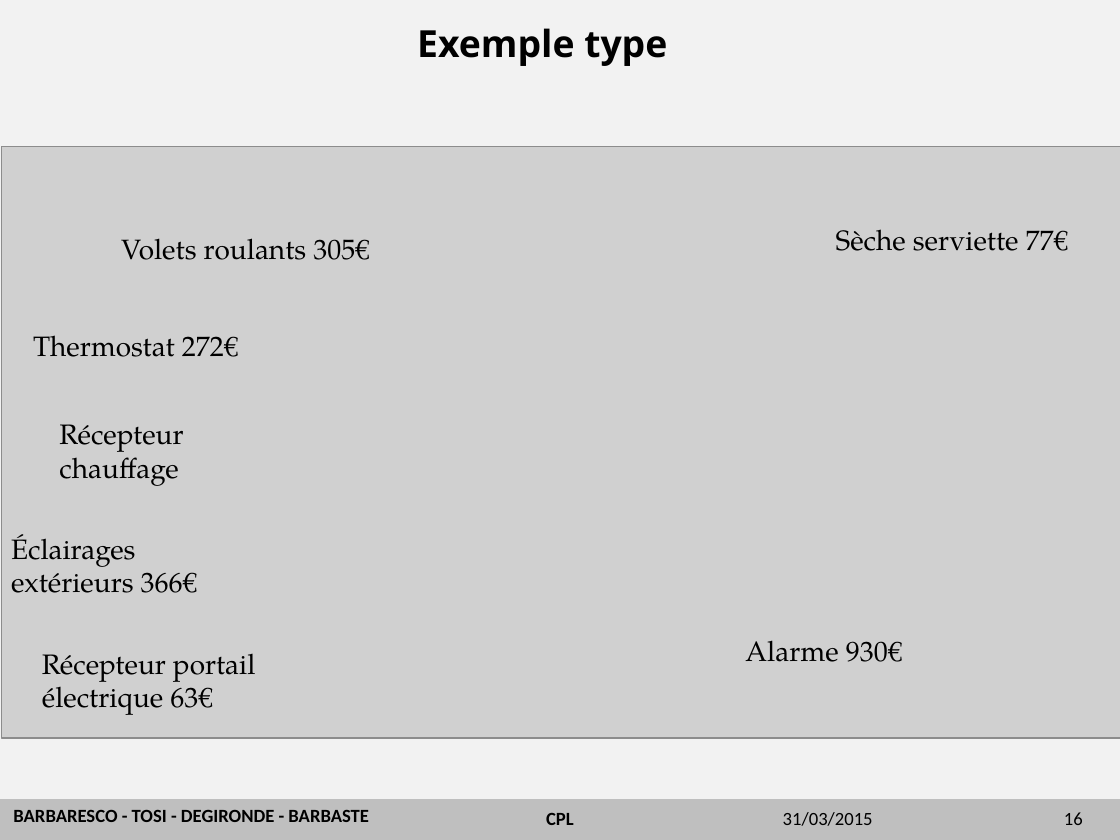
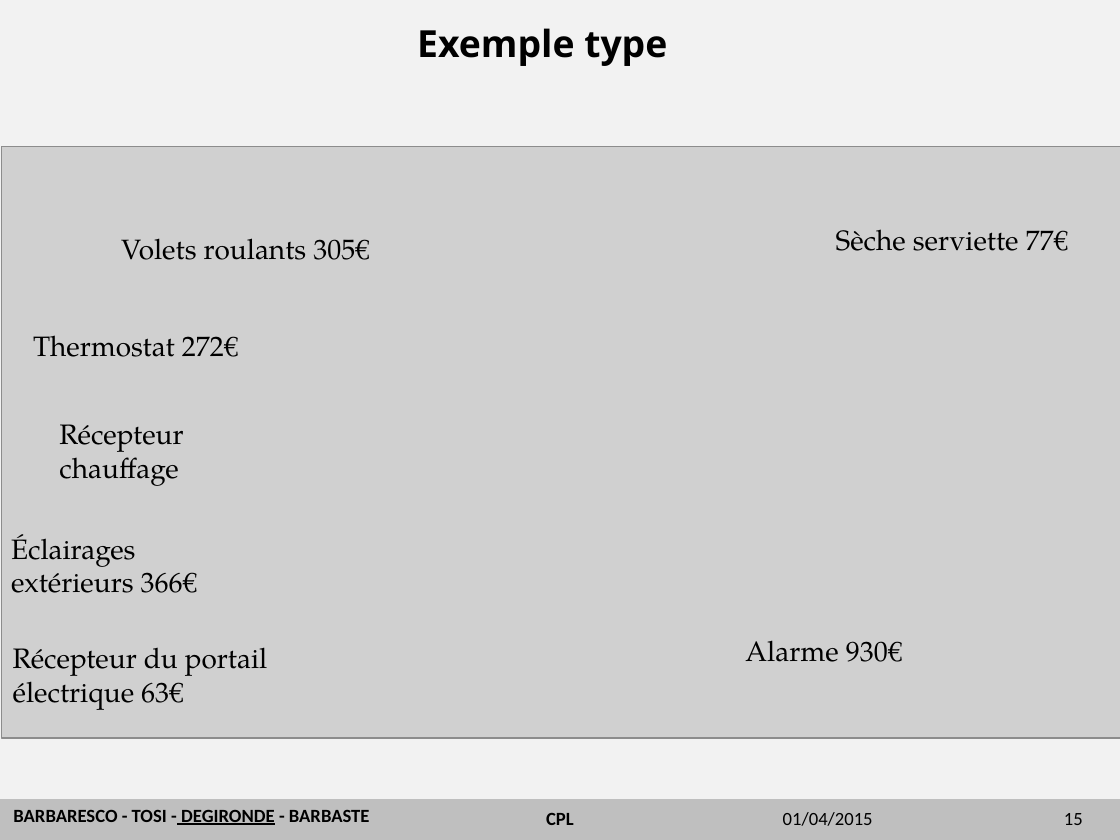
Before and after one commit to emeric254/BETelecomsCPL2014, a slide deck: slide 15 of diapo/CPL.pptx (slide 16 before the commit). Drawn at 1120x840 pixels with LibreOffice and Linux fonts; fonts in the diff are those of the drawing; grey boxes stand for pictures; background and template pictures are left out. Boxes give left, top, right and bottom in pixels: in the first picture for what was removed or moved away, otherwise in the second. Text is boxed around its words. In the diff, an @@ line names an element or a change of style, - is before the commit and + after.

```diff
--- a/diapo/CPL.pptx
+++ b/diapo/CPL.pptx
@@ text at <box>13,647,267,710</box>: text changed @@
-Récepteur portail électrique 63€
+Récepteur du portail électrique 63€
@@ text "BARBARESCO - TOSI - DEGIRONDE ..." at <box>13,810,370,825</box>: underline on in "DEGIRONDE" @@
@@ text at <box>783,812,873,826</box>: text changed @@
-31/03/2015
+01/04/2015
@@ page number at <box>1064,813,1083,825</box>: text changed @@
-16
+15
```
Also in this commit, not shown: 18 other slides changed, 5 slides removed, 1 other file.
